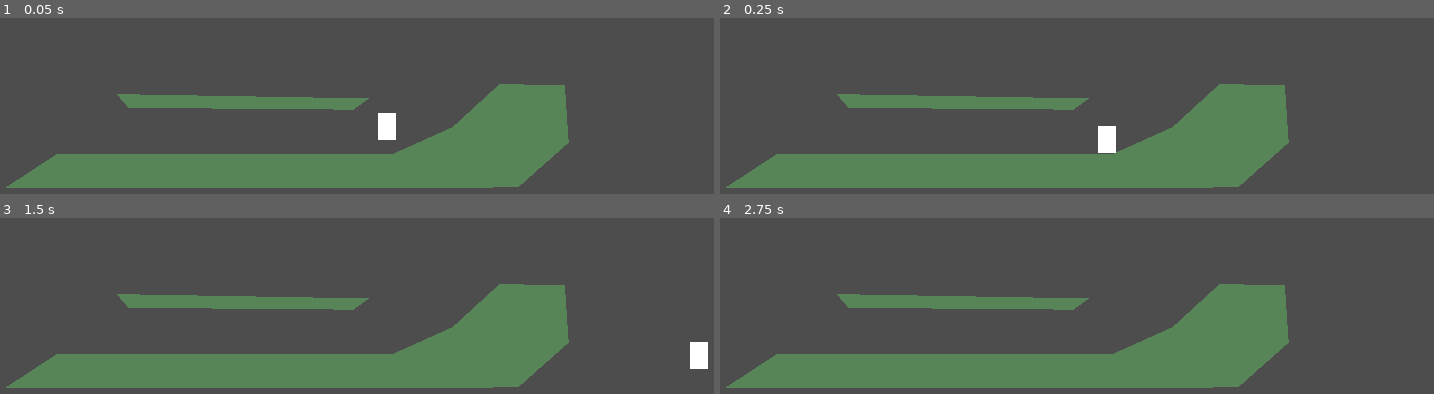
Above: before the commit, frames 1-4 (two rows, left to right).
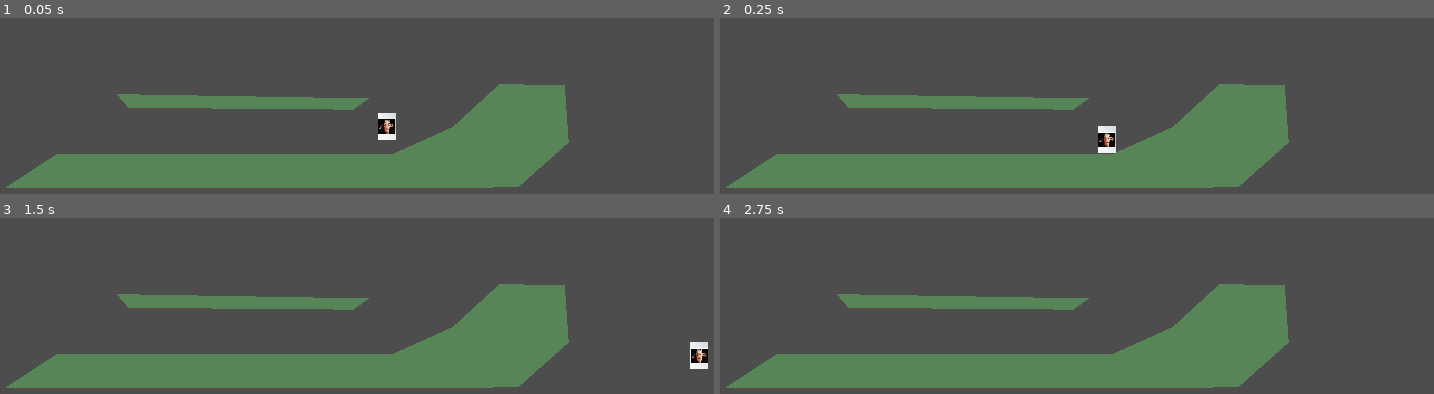
Above: after the commit, the same moments.

Repository: MMeche/GameJamMA
Game: Godot game, scene res://platform_game.tscn
The game is run twice, just before and just after one commit, with the same random seed, the same clock (stepped at 60 frames per second) and the same inputs.
Inputs:
- Up to frame 1 (0.05 s): no input
- Up to frame 2 (0.25 s): no input
- Up to frame 3 (1.5 s): tap Enter at 0.5 s; hold D (move_right) from 0.53 s (still down); tap Space (jump) at 0.6, 0.77, 1.07, 1.35 s
- Up to frame 4 (2.75 s): tap Space (jump) at 1.52, 1.82, 2, 2.1 s; release D (move_right) at 2.03 s; hold Left (move_left) from 2.03 s (still down)

The runs differ from the first frame. In frame 1, 0.3% of the frame differs, in the area x 52-56%, y 53-68%; in frame 2, 0.3%; in frame 3, 0.2%; in frame 4, nothing differs.

Commit message:
Test sur les anim

Diff:
--- a/platform_player.gd
+++ b/platform_player.gd
@@ -2,6 +2,11 @@
 
 var speed = 300.0
 var jump_speed = -400.0
+
+signal is_running(x :float)
+signal is_jumping
+signal is_airborn
+signal is_grounded
 
 # Get the gravity from the project settings so you can sync with rigid body nodes.
 var gravity = ProjectSettings.get_setting("physics/2d/default_gravity")
@@ -14,6 +19,7 @@
 	# Handle Jump.
 	if Input.is_action_just_pressed("jump") and is_on_floor():
 		velocity.y = jump_speed
+		is_jumping.emit()
 
 	# Get the input direction.
 	var direction_left = Input.is_action_pressed("move_left")
@@ -21,3 +27,11 @@
 	velocity.x = (int(direction_left)*-1 +int(direction_right)*1) * speed
 
 	move_and_slide()
+
+func _process(delta):
+	if abs(velocity.x) > 0 && is_on_floor():
+		is_running.emit(velocity.x)
+	if !is_on_floor():
+		is_airborn.emit()
+	else :
+		is_grounded.emit()
--- a/platform_player.tscn
+++ b/platform_player.tscn
@@ -1,9 +1,171 @@
-[gd_scene load_steps=3 format=3 uid="uid://b7leymer5mvxe"]
+[gd_scene load_steps=28 format=3 uid="uid://ksl7pri0atfn"]
 
 [ext_resource type="Script" path="res://platform_player.gd" id="1"]
+[ext_resource type="Texture2D" uid="uid://ddjsc5l3hsrsk" path="res://sprites/fposter,small,wall_texture,square_product,600x600.jpg" id="2_5anam"]
+[ext_resource type="Script" path="res://player_animation_tree.gd" id="3_nnxkb"]
 
 [sub_resource type="RectangleShape2D" id="1"]
 size = Vector2(16, 24)
+
+[sub_resource type="Animation" id="Animation_1wcw7"]
+resource_name = "Player_Iddle"
+tracks/0/type = "value"
+tracks/0/imported = false
+tracks/0/enabled = true
+tracks/0/path = NodePath("Sprite2D:texture")
+tracks/0/interp = 1
+tracks/0/loop_wrap = true
+tracks/0/keys = {
+"times": PackedFloat32Array(),
+"transitions": PackedFloat32Array(),
+"update": 1,
+"values": []
+}
+
+[sub_resource type="Animation" id="Animation_sk4e6"]
+resource_name = "Player_Jump"
+tracks/0/type = "value"
+tracks/0/imported = false
+tracks/0/enabled = true
+tracks/0/path = NodePath("Sprite2D:texture")
+tracks/0/interp = 1
+tracks/0/loop_wrap = true
+tracks/0/keys = {
+"times": PackedFloat32Array(),
+"transitions": PackedFloat32Array(),
+"update": 1,
+"values": []
+}
+
+[sub_resource type="Animation" id="Animation_jjy6r"]
+resource_name = "Player_Run"
+tracks/0/type = "value"
+tracks/0/imported = false
+tracks/0/enabled = true
+tracks/0/path = NodePath("Sprite2D:texture")
+tracks/0/interp = 1
+tracks/0/loop_wrap = true
+tracks/0/keys = {
+"times": PackedFloat32Array(),
+"transitions": PackedFloat32Array(),
+"update": 1,
+"values": []
+}
+
+[sub_resource type="Animation" id="Animation_cji22"]
+resource_name = "Player_Airborn"
+tracks/0/type = "value"
+tracks/0/imported = false
+tracks/0/enabled = true
+tracks/0/path = NodePath("Sprite2D:texture")
+tracks/0/interp = 1
+tracks/0/loop_wrap = true
+tracks/0/keys = {
+"times": PackedFloat32Array(),
+"transitions": PackedFloat32Array(),
+"update": 1,
+"values": []
+}
+
+[sub_resource type="Animation" id="Animation_wya6d"]
+resource_name = "Player_Dead"
+tracks/0/type = "value"
+tracks/0/imported = false
+tracks/0/enabled = true
+tracks/0/path = NodePath("Sprite2D:texture")
+tracks/0/interp = 1
+tracks/0/loop_wrap = true
+tracks/0/keys = {
+"times": PackedFloat32Array(),
+"transitions": PackedFloat32Array(),
+"update": 1,
+"values": []
+}
+
+[sub_resource type="AnimationLibrary" id="AnimationLibrary_u1o3d"]
+_data = {
+"Player_Airborn": SubResource("Animation_cji22"),
+"Player_Dead": SubResource("Animation_wya6d"),
+"Player_Iddle": SubResource("Animation_1wcw7"),
+"Player_Jump": SubResource("Animation_sk4e6"),
+"Player_Run": SubResource("Animation_jjy6r")
+}
+
+[sub_resource type="AnimationNodeAnimation" id="AnimationNodeAnimation_e3wch"]
+animation = &"Player_Airborn"
+
+[sub_resource type="AnimationNodeAnimation" id="AnimationNodeAnimation_eg0ji"]
+animation = &"Player_Dead"
+
+[sub_resource type="AnimationNodeAnimation" id="AnimationNodeAnimation_wga5k"]
+animation = &"Player_Iddle"
+
+[sub_resource type="AnimationNodeAnimation" id="AnimationNodeAnimation_fm1nx"]
+animation = &"Player_Jump"
+
+[sub_resource type="AnimationNodeAnimation" id="AnimationNodeAnimation_v54ke"]
+animation = &"Player_Run"
+
+[sub_resource type="AnimationNodeStateMachineTransition" id="AnimationNodeStateMachineTransition_pyu51"]
+advance_mode = 2
+
+[sub_resource type="AnimationNodeStateMachineTransition" id="AnimationNodeStateMachineTransition_y2gdy"]
+advance_mode = 2
+advance_condition = &"jump"
+
+[sub_resource type="AnimationNodeStateMachineTransition" id="AnimationNodeStateMachineTransition_n68cl"]
+switch_mode = 2
+advance_mode = 2
+
+[sub_resource type="AnimationNodeStateMachineTransition" id="AnimationNodeStateMachineTransition_0b27r"]
+advance_mode = 2
+advance_condition = &"!airborn"
+
+[sub_resource type="AnimationNodeStateMachineTransition" id="AnimationNodeStateMachineTransition_4evwo"]
+advance_mode = 2
+advance_condition = &"running"
+
+[sub_resource type="AnimationNodeStateMachineTransition" id="AnimationNodeStateMachineTransition_5riim"]
+advance_mode = 2
+advance_condition = &"!running"
+
+[sub_resource type="AnimationNodeStateMachineTransition" id="AnimationNodeStateMachineTransition_lxe7e"]
+advance_mode = 2
+advance_condition = &"jump"
+
+[sub_resource type="AnimationNodeStateMachineTransition" id="AnimationNodeStateMachineTransition_tktgu"]
+switch_mode = 2
+advance_mode = 2
+
+[sub_resource type="AnimationNodeStateMachineTransition" id="AnimationNodeStateMachineTransition_bm60l"]
+advance_mode = 2
+advance_condition = &"airborn"
+
+[sub_resource type="AnimationNodeStateMachineTransition" id="AnimationNodeStateMachineTransition_u3uq7"]
+advance_mode = 2
+advance_condition = &"!airborn"
+
+[sub_resource type="AnimationNodeStateMachineTransition" id="AnimationNodeStateMachineTransition_dvs2w"]
+advance_mode = 2
+advance_condition = &"airborn"
+
+[sub_resource type="AnimationNodeStateMachine" id="AnimationNodeStateMachine_ub8it"]
+allow_transition_to_self = true
+reset_ends = true
+states/End/position = Vector2(178, 339)
+states/Player_Airborn/node = SubResource("AnimationNodeAnimation_e3wch")
+states/Player_Airborn/position = Vector2(511, 111)
+states/Player_Dead/node = SubResource("AnimationNodeAnimation_eg0ji")
+states/Player_Dead/position = Vector2(178, 257)
+states/Player_Iddle/node = SubResource("AnimationNodeAnimation_wga5k")
+states/Player_Iddle/position = Vector2(296, 99)
+states/Player_Jump/node = SubResource("AnimationNodeAnimation_fm1nx")
+states/Player_Jump/position = Vector2(617, -38)
+states/Player_Run/node = SubResource("AnimationNodeAnimation_v54ke")
+states/Player_Run/position = Vector2(638, 293)
+states/Start/position = Vector2(123, 99)
+transitions = ["Start", "Player_Iddle", SubResource("AnimationNodeStateMachineTransition_pyu51"), "Player_Iddle", "Player_Jump", SubResource("AnimationNodeStateMachineTransition_y2gdy"), "Player_Jump", "Player_Airborn", SubResource("AnimationNodeStateMachineTransition_n68cl"), "Player_Airborn", "Player_Iddle", SubResource("AnimationNodeStateMachineTransition_0b27r"), "Player_Iddle", "Player_Run", SubResource("AnimationNodeStateMachineTransition_4evwo"), "Player_Run", "Player_Iddle", SubResource("AnimationNodeStateMachineTransition_5riim"), "Player_Run", "Player_Jump", SubResource("AnimationNodeStateMachineTransition_lxe7e"), "Player_Dead", "End", SubResource("AnimationNodeStateMachineTransition_tktgu"), "Player_Iddle", "Player_Airborn", SubResource("AnimationNodeStateMachineTransition_bm60l"), "Player_Jump", "Player_Iddle", SubResource("AnimationNodeStateMachineTransition_u3uq7"), "Player_Run", "Player_Airborn", SubResource("AnimationNodeStateMachineTransition_dvs2w")]
+graph_offset = Vector2(-192, -50)
 
 [node name="PlatformPlayer" type="CharacterBody2D"]
 collision_layer = 2
@@ -23,3 +185,28 @@
 limit_top = 50
 limit_right = 725
 limit_bottom = 550
+
+[node name="Sprite2D" type="Sprite2D" parent="."]
+position = Vector2(2.23517e-07, 0)
+scale = Vector2(0.0266667, 0.04)
+texture = ExtResource("2_5anam")
+
+[node name="AnimationPlayer" type="AnimationPlayer" parent="."]
+libraries = {
+"": SubResource("AnimationLibrary_u1o3d")
+}
+
+[node name="AnimationTree" type="AnimationTree" parent="."]
+tree_root = SubResource("AnimationNodeStateMachine_ub8it")
+anim_player = NodePath("../AnimationPlayer")
+parameters/conditions/!airborn = false
+parameters/conditions/!running = false
+parameters/conditions/airborn = false
+parameters/conditions/jump = false
+parameters/conditions/running = false
+script = ExtResource("3_nnxkb")
+
+[connection signal="is_airborn" from="." to="AnimationTree" method="_on_platform_player_is_airborn"]
+[connection signal="is_grounded" from="." to="AnimationTree" method="_on_platform_player_is_grounded"]
+[connection signal="is_jumping" from="." to="AnimationTree" method="_on_platform_player_is_jumping"]
+[connection signal="is_running" from="." to="AnimationTree" method="_on_platform_player_is_running"]
--- /dev/null
+++ b/player_animation_tree.gd
@@ -0,0 +1,39 @@
+extends AnimationTree
+
+
+var state_machine
+var running = false
+var iddle = true
+var jump = false
+var airborn = false
+
+
+
+# Called when the node enters the scene tree for the first time.
+func _ready() -> void:
+	state_machine = get("parameters/playback")
+	state_machine.start("Start")
+
+
+
+# Called every frame. 'delta' is the elapsed time since the previous frame.
+func _process(delta: float) -> void:
+	if state_machine.get_current_node() == "Player_Airborn" :
+		jump = false
+
+
+func _on_platform_player_is_running(x: float) -> void:
+	running = true
+	iddle = false
+
+func _on_platform_player_is_jumping() -> void:
+	jump = true
+	iddle = false
+
+
+func _on_platform_player_is_airborn() -> void:
+	airborn = true
+
+
+func _on_platform_player_is_grounded() -> void:
+	airborn = false
Binary file added: sprites/iddle2.jpg
Not shown, added: sprites/iddle2.jpg.import
Binary file added: sprites/nozickGood.png
Not shown, added: sprites/nozickGood.png.import
